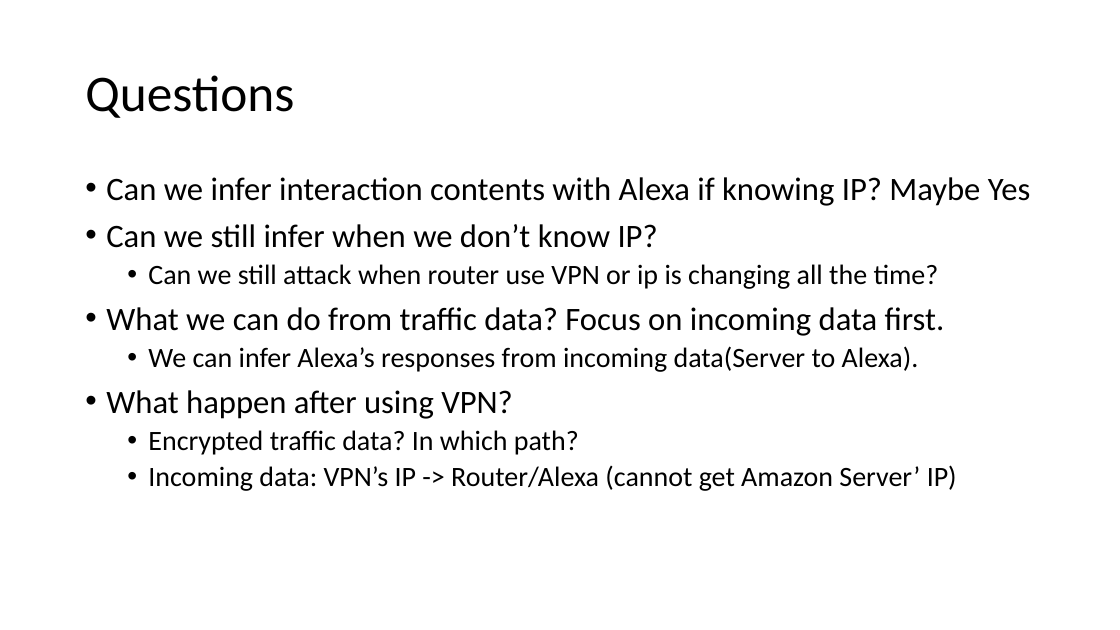
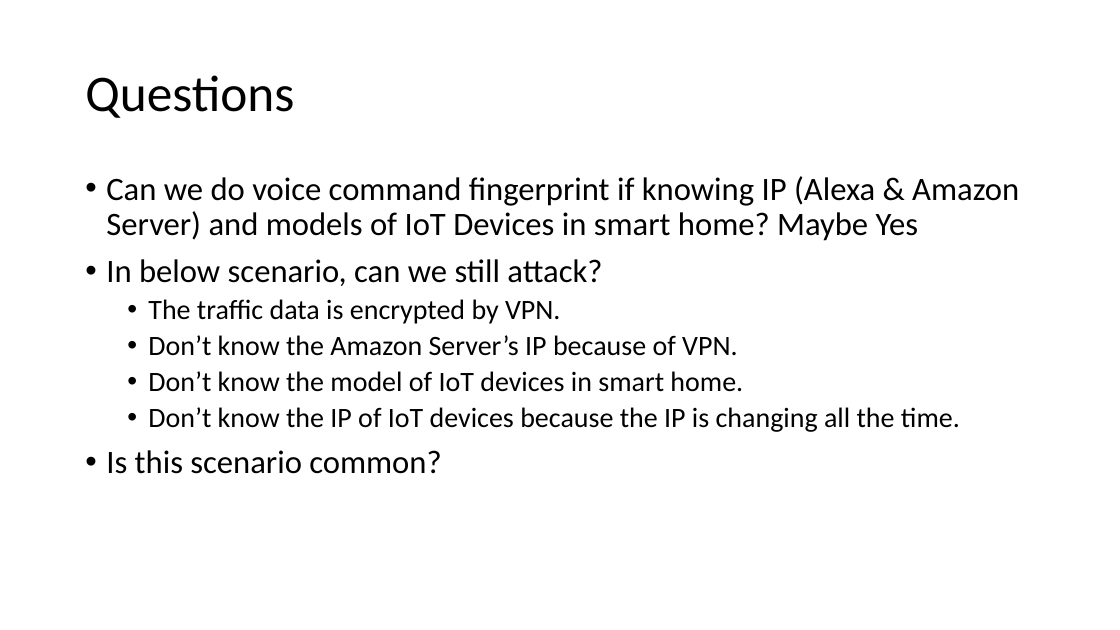
Before and after one commit to GXG-CS/Pi-Alexa, a slide deck: slide 30 of Presentation1.pptx. Drawn at 1120x630 pixels with LibreOffice and Linux fonts; fonts in the diff are those of the drawing. Boxes give left, top, right and bottom in pixels: in the first picture for what was removed or moved away, otherwise in the second. Text is boxed around its words. In the diff, an @@ line names an element or a change of style, - is before the commit and + after.

Commit message:
Raspberry Pi Router

```diff
--- a/Presentation1.pptx
+++ b/Presentation1.pptx
@@ text at [106, 176, 1019, 474]: text changed @@
-• Can we infer interaction contents with Alexa if knowing IP? Maybe Yes
-• Can we still infer when we don’t know IP?
-  • Can we still attack when router use VPN or ip is changing all the time?
-• What we can do from traffic data? Focus on incoming data first.
-  • We can infer Alexa’s responses from incoming data(Server to Alexa).
-• What happen after using VPN?
-  • Encrypted traffic data? In which path?
-  • Incoming data: VPN’s IP -> Router/Alexa (cannot get Amazon Server’ IP)
+• Can we do voice command fingerprint if knowing IP (Alexa & Amazon Server) and models of IoT Devices in smart home? Maybe Yes
+• In below scenario, can we still attack?
+  • The traffic data is encrypted by VPN.
+  • Don’t know the Amazon Server’s IP because of VPN.
+  • Don’t know the model of IoT devices in smart home.
+  • Don’t know the IP of IoT devices because the IP is changing all the time.
+• Is this scenario common?
```
Also in this commit, not shown: 3 slides added, 1 slide removed, 3 other files.
